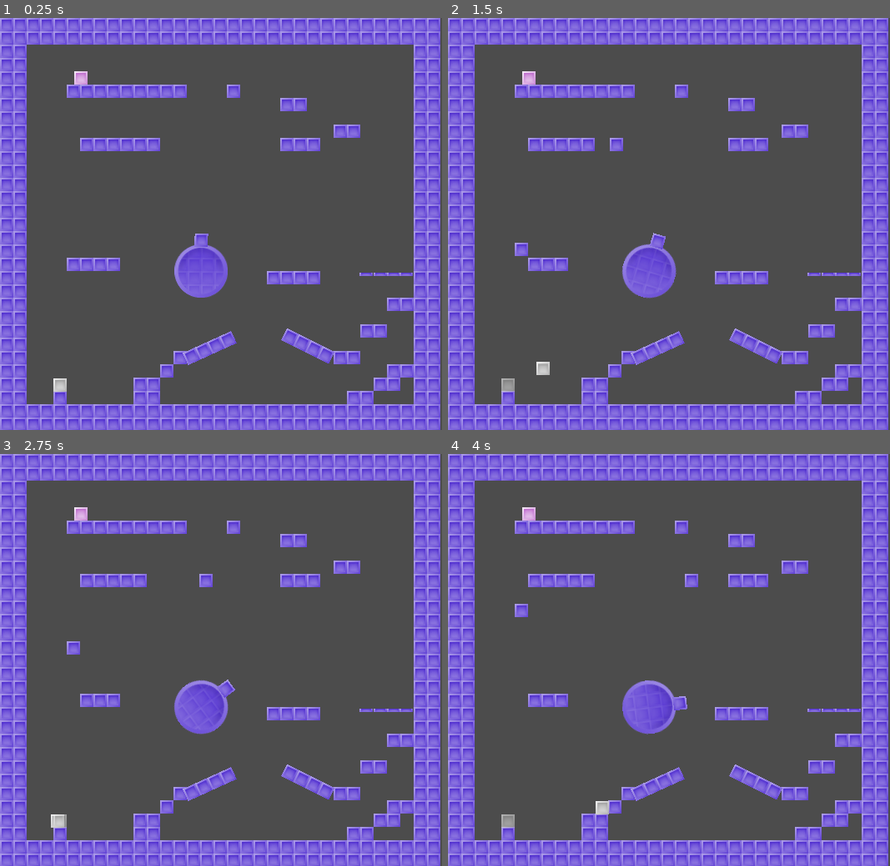
Above: before the commit, frames 1-4 (two rows, left to right).
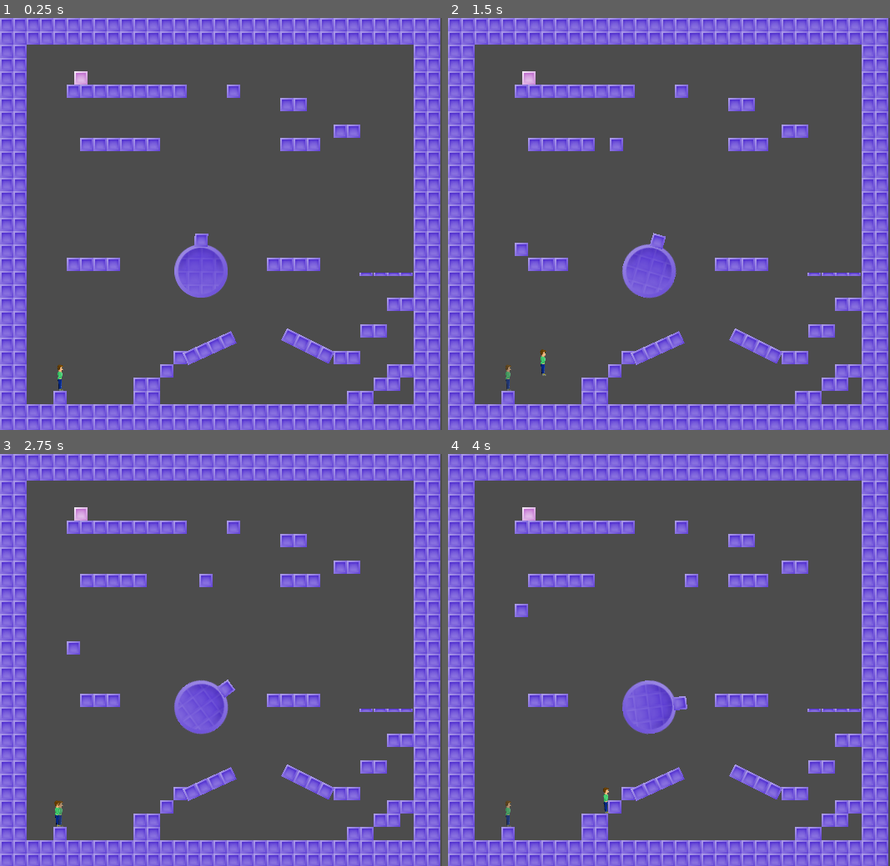
Above: after the commit, the same moments.

Repository: cpatsel/timewarp
Game: Godot game, scene res://colworld.tscn
The game is run twice, just before and just after one commit, with the same random seed, the same clock (stepped at 60 frames per second) and the same inputs.
Inputs:
- Up to frame 1 (0.25 s): no input
- Up to frame 2 (1.5 s): tap Enter at 0.5 s; hold R 0.53-1.28 s; hold Right (move_right) from 0.53 s (still down); tap Space (jump) at 0.77, 0.8, 1.07, 1.35 s
- Up to frame 3 (2.75 s): tap Space (jump) at 1.52, 1.82, 2.3 s; tap R at 1.55 s; release Right (move_right) at 2.03 s; hold Left (move_left) from 2.03 s (still down); hold R from 2.03 s (still down)
- Up to frame 4 (4 s): release Left (move_left) at 2.78 s; release R at 2.78 s; hold Right (move_right) from 2.78 s (still down); tap R at 2.85 s; tap Space (jump) at 3.02, 3.32 s; hold Space (jump) from 3.53 s (still down)

The runs differ from the first frame. In frame 1, 0.9% of the frame differs, in the area x 12-73%, y 58-91%; in frame 2, 1.0%; in frame 3, 1.0%; in frame 4, 1.0%.

Commit message:
character sprite

Diff:
--- a/TimeWarpGame/colworld.gd
+++ b/TimeWarpGame/colworld.gd
@@ -2,6 +2,6 @@
 
 
 func _on_princess_body_enter(body):
-	# The name of this editor-generated callback is unfortunate
-	if body.get_name() == "player":
-		$youwin.show()
+    # The name of this editor-generated callback is unfortunate
+    if body.get_name() == "player":
+        $youwin.show()
--- a/TimeWarpGame/colworld.tscn
+++ b/TimeWarpGame/colworld.tscn
@@ -119,15 +119,17 @@
 tile_set = SubResource( 2 )
 cell_size = Vector2( 16, 16 )
 format = 1
-tile_data = PoolIntArray( 0, 0, 0, 1, 0, 0, 2, 0, 0, 3, 0, 0 …(1967 unchanged characters)… , 0, 1179655, 0, 0, 1179656, 0, 0, 1179679, 0, 0, 1179680, 0, 0, 1245184, 0, 0, 1245185, 0, 0, 1245204, 0, 0, 1245205, 0, 0, 1245206, 0, 0, 1245207, 0, 0, 1245215, 0, 0, 1245216, 0, 0, 13 …(2308 unchanged characters)…
+tile_data = PoolIntArray( 0, 0, 0, 1, 0, 0, 2, 0, 0, 3, 0, 0 …(1967 unchanged characters)… , 0, 1179655, 0, 0, 1179656, 0, 0, 1179668, 0, 0, 1179669, 0, 0, 1179670, 0, 0, 1179671, 0, 0, 1179679, 0, 0, 1179680, 0, 0, 1245184, 0, 0, 1245185, 0, 0, 1245215, 0, 0, 1245216, 0, 0, 13 …(2308 unchanged characters)…
 
 [node name="player" parent="." instance=ExtResource( 3 )]
 position = Vector2( 72.06, 436.436 )
+scale = Vector2( 0.25, 0.25 )
 collision_layer = 2
 
 [node name="ghost" parent="." instance=ExtResource( 3 )]
 modulate = Color( 1, 1, 1, 0.627451 )
 position = Vector2( -84.94, 414.436 )
+scale = Vector2( 0.25, 0.25 )
 collision_layer = 0
 collision_mask = 0
 script = ExtResource( 4 )
--- a/TimeWarpGame/ghost.gd
+++ b/TimeWarpGame/ghost.gd
@@ -28,15 +28,15 @@
 
 
 func _ghosting():
-	#get_node("/root/colworld/player").Ghost.time
-	var f = Vector2(0,0)
-	if (counter < recordsize):
-		f = get_node("/root/colworld/player").Ghost.pos[counter]
-		position = f #get_node("/root/colworld/player").Ghost.pos[elapsed/100]
-		counter = counter + 1
+    #get_node("/root/colworld/player").Ghost.time
+    var f = Vector2(0,0)
+    if (counter < recordsize):
+        f = get_node("/root/colworld/player").Ghost.pos[counter]
+        position = f #get_node("/root/colworld/player").Ghost.pos[elapsed/100]
+        counter = counter + 1
 
 
 #func _physics_process(delta):
-	#if(elapsed%100 == 0):
-		#if (get_node("/root/colworld/player").Ghost.time == elapsed - 1000):
-			#position = get_node("player").get("Ghost.position")
+    #if(elapsed%100 == 0):
+        #if (get_node("/root/colworld/player").Ghost.time == elapsed - 1000):
+            #position = get_node("player").get("Ghost.position")
--- a/TimeWarpGame/player.gd
+++ b/TimeWarpGame/player.gd
@@ -28,9 +28,9 @@
 var elapsed = 0
 
 var Ghost = {
-	pos = [],
-	time = []
-	}
+    pos = [],
+    time = []
+    }
 
 var loopcount = 0
 
@@ -45,69 +45,71 @@
     #print(self.get_path())
 
 func _reset():
-	loopcount = 1
-	var f = Vector2(72.1,440.8)
-	position = f
+    loopcount = 1
+    var f = Vector2(72.1,440.8)
+    position = f
 
 
 func _physics_process(delta):
-	# Create forces
-	var force = Vector2(0, GRAVITY)
+    # Create forces
+    var force = Vector2(0, GRAVITY)
 
-	var walk_left = Input.is_action_pressed("move_left")
-	var walk_right = Input.is_action_pressed("move_right")
-	var jump = Input.is_action_pressed("jump")
+    var walk_left = Input.is_action_pressed("move_left")
+    var walk_right = Input.is_action_pressed("move_right")
+    var jump = Input.is_action_pressed("jump")
 
-	if Input.is_key_pressed(KEY_R):
-		self._reset()
+    if Input.is_key_pressed(KEY_R):
+        self._reset()
 
 
-	if (elapsed % 1000 == 0):
-		if (loopcount == 0):
-			Ghost.pos.append(get_position())
-			Ghost.time = elapsed
 
 
-	var stop = true
+    if (elapsed % 1000 == 0):
+        if (loopcount == 0):
+            Ghost.pos.append(get_position())
+            Ghost.time = elapsed
 
-	if walk_left:
-		if velocity.x <= WALK_MIN_SPEED and velocity.x > -WALK_MAX_SPEED:
 
-			force.x -= WALK_FORCE
-			stop = false
-	elif walk_right:
-		if velocity.x >= -WALK_MIN_SPEED and velocity.x < WALK_MAX_SPEED:
+    var stop = true
 
-			force.x += WALK_FORCE
-			stop = false
+    if walk_left:
+        if velocity.x <= WALK_MIN_SPEED and velocity.x > -WALK_MAX_SPEED:
 
-	if stop:
-		var vsign = sign(velocity.x)
-		var vlen = abs(velocity.x)
+            force.x -= WALK_FORCE
+            stop = false
+    elif walk_right:
+        if velocity.x >= -WALK_MIN_SPEED and velocity.x < WALK_MAX_SPEED:
 
-		vlen -= STOP_FORCE * delta
-		if vlen < 0:
-			vlen = 0
+            force.x += WALK_FORCE
+            stop = false
 
-		velocity.x = vlen * vsign
+    if stop:
+        var vsign = sign(velocity.x)
+        var vlen = abs(velocity.x)
 
-	# Integrate forces to velocity
-	velocity += force * delta
-	# Integrate velocity into motion and move
-	velocity = move_and_slide(velocity, Vector2(0, -1))
+        vlen -= STOP_FORCE * delta
+        if vlen < 0:
+            vlen = 0
 
-	if is_on_floor():
-		on_air_time = 0
+        velocity.x = vlen * vsign
 
-	if jumping and velocity.y > 0:
-		# If falling, no longer jumping
-		jumping = false
+    # Integrate forces to velocity
+    velocity += force * delta
+    # Integrate velocity into motion and move
+    velocity = move_and_slide(velocity, Vector2(0, -1))
 
-	if on_air_time < JUMP_MAX_AIRBORNE_TIME and jump and not prev_jump_pressed and not jumping:
-		# Jump must also be allowed to happen if the character left the floor a little bit ago.
-		# Makes controls more snappy.
-		velocity.y = -JUMP_SPEED
-		jumping = true
+    if is_on_floor():
+        on_air_time = 0
 
-	on_air_time += delta
-	prev_jump_pressed = jump
+    if jumping and velocity.y > 0:
+        # If falling, no longer jumping
+        jumping = false
+
+    if on_air_time < JUMP_MAX_AIRBORNE_TIME and jump and not prev_jump_pressed and not jumping:
+        # Jump must also be allowed to happen if the character left the floor a little bit ago.
+        # Makes controls more snappy.
+        velocity.y = -JUMP_SPEED
+        jumping = true
+
+    on_air_time += delta
+    prev_jump_pressed = jump
--- a/TimeWarpGame/player.tscn
+++ b/TimeWarpGame/player.tscn
@@ -1,17 +1,25 @@
-[gd_scene load_steps=4 format=2]
+[gd_scene load_steps=5 format=2]
 
 [ext_resource path="res://player.gd" type="Script" id=1]
-[ext_resource path="res://player.png" type="Texture" id=2]
+[ext_resource path="res://mainchar.png" type="Texture" id=2]
 
-[sub_resource type="RectangleShape2D" id=1]
-extents = Vector2( 7, 7 )
+[sub_resource type="CapsuleShape2D" id=3]
+height = 105.297
+
+[sub_resource type="SpriteFrames" id=2]
+animations = [ {
+"frames": [ ExtResource( 2 ) ],
+"loop": true,
+"name": "default",
+"speed": 5.0
+} ]
 
 [node name="player" type="KinematicBody2D"]
 script = ExtResource( 1 )
 
-[node name="sprite" type="Sprite" parent="."]
-texture = ExtResource( 2 )
-
 [node name="CollisionShape2D" type="CollisionShape2D" parent="."]
 position = Vector2( -0.315559, 0.157784 )
-shape = SubResource( 1 )
+shape = SubResource( 3 )
+
+[node name="AnimatedSprite" type="AnimatedSprite" parent="."]
+frames = SubResource( 2 )
Binary file added: TimeWarpGame/mainchar.png
Not shown, added: TimeWarpGame/mainchar.png.import
